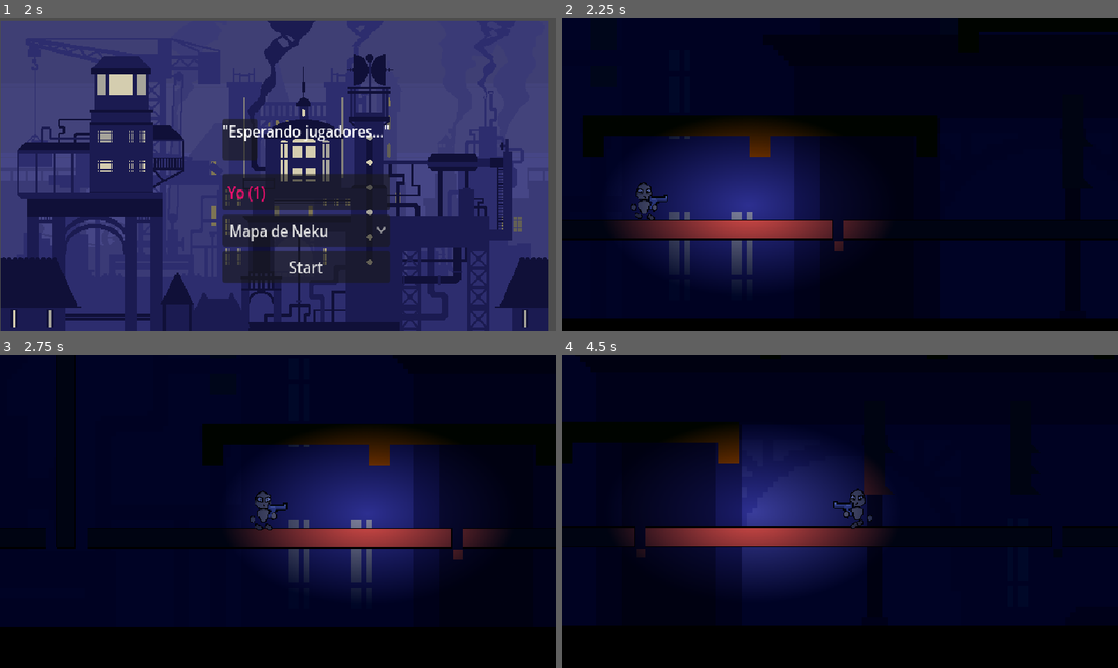
Above: before the commit, frames 1-4 (two rows, left to right).
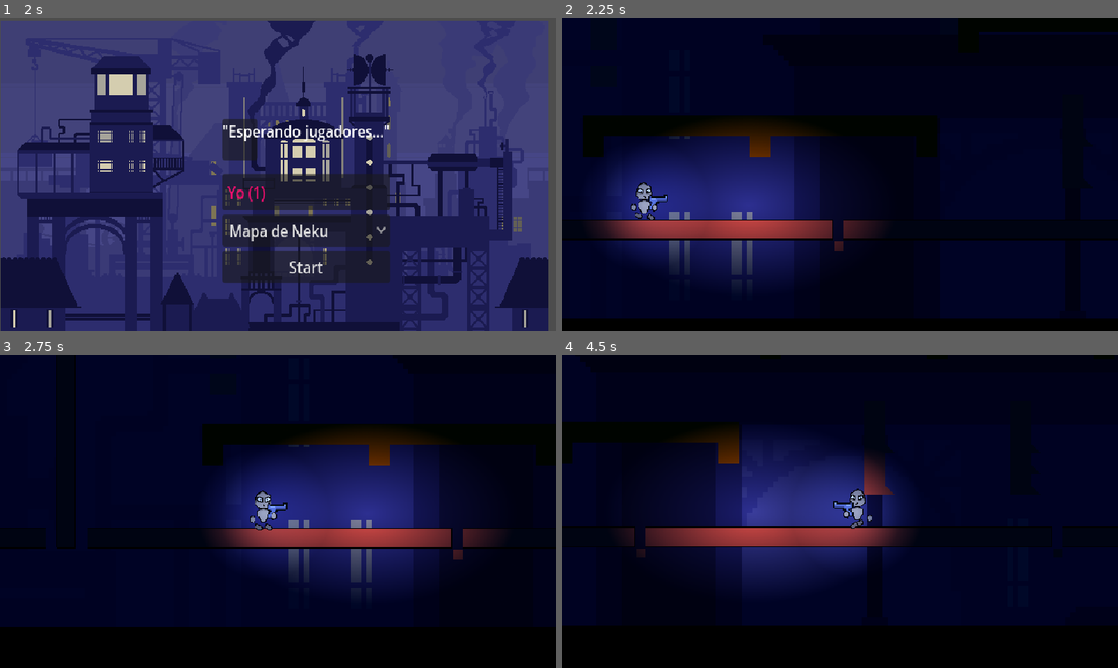
Above: after the commit, the same moments.

Repository: xNeku/godot-multiplayer-high-level
Game: Godot game, scene res://high_level_example/scenes/Menu.tscn
The game is run twice, just before and just after one commit, with the same random seed, the same clock (stepped at 60 frames per second) and the same inputs.
Inputs (mouse positions are in pixels of both pictures, inside the frame that each line leads up to):
- Up to frame 1 (2 s): click (283, 146) at 0.52 s; type "12" at 0.6 s; click "Crear Partida" at 1.25 s
- Up to frame 2 (2.25 s): click "Start" at 2 s
- Up to frame 3 (2.75 s): no input
- Up to frame 4 (4.5 s): hold Right (ui_right) 2.78-4.28 s; tap F (ability) at 2.85 s; tap Up (ui_up) at 3.02, 3.77 s; tap J (shoot) at 3.6 s; hold Left (ui_left) from 4.28 s (still down); tap G (throw) at 4.35 s

Frame 1 is identical in both runs. In frame 2, 3.7% of the frame differs, in the area x 5-24%, y 45-75%; in frame 3, 3.7%; in frame 4, 3.8%, in the area x 44-63%, y 33-66%.

Commit message:
Luz tenue solo para el propio jugador (Aura) para verse en zonas a oscuras
Co-Authored-By: Claude Sonnet 5.5 <noreply@anthropic.com>
Claude-Session: https://claude.ai/code/session_01V8Hjh6ByoFuysguaq7Lais

Diff:
--- a/high_level_example/scenes/high_level_network_player.tscn
+++ b/high_level_example/scenes/high_level_network_player.tscn
@@ -77,6 +77,13 @@
 position = Vector2(0, 0)
 texture = ExtResource("4_face")
 
+[node name="Aura" type="PointLight2D" parent="."]
+enabled = false
+color = Color(0.75, 0.85, 1, 1)
+energy = 0.7
+texture = ExtResource("7_light")
+texture_scale = 0.4
+
 [node name="HandPivot" type="Node2D" parent="."]
 
 [node name="PointLight2D" type="PointLight2D" parent="HandPivot"]
--- a/high_level_example/scripts/high_level_network_player.gd
+++ b/high_level_example/scripts/high_level_network_player.gd
@@ -56,6 +56,8 @@
 var _drop_until_msec: int = 0
 
 @onready var visual: Node2D = $Cuerpo
+# Luz tenue solo para uno mismo: así te ves aunque estés a oscuras
+@onready var aura: PointLight2D = $Aura
 @onready var hand_pivot: Node2D = $HandPivot
 @onready var muzzle: Marker2D = $HandPivot/Muzzle
 @onready var flashlight: PointLight2D = $HandPivot/PointLight2D
@@ -73,6 +75,7 @@
 	camera.enabled = is_mine
 	if flashlight:
 		flashlight.enabled = is_mine
+	aura.enabled = is_mine
 	laser_sight.visible = false
 
 	if is_mine:
